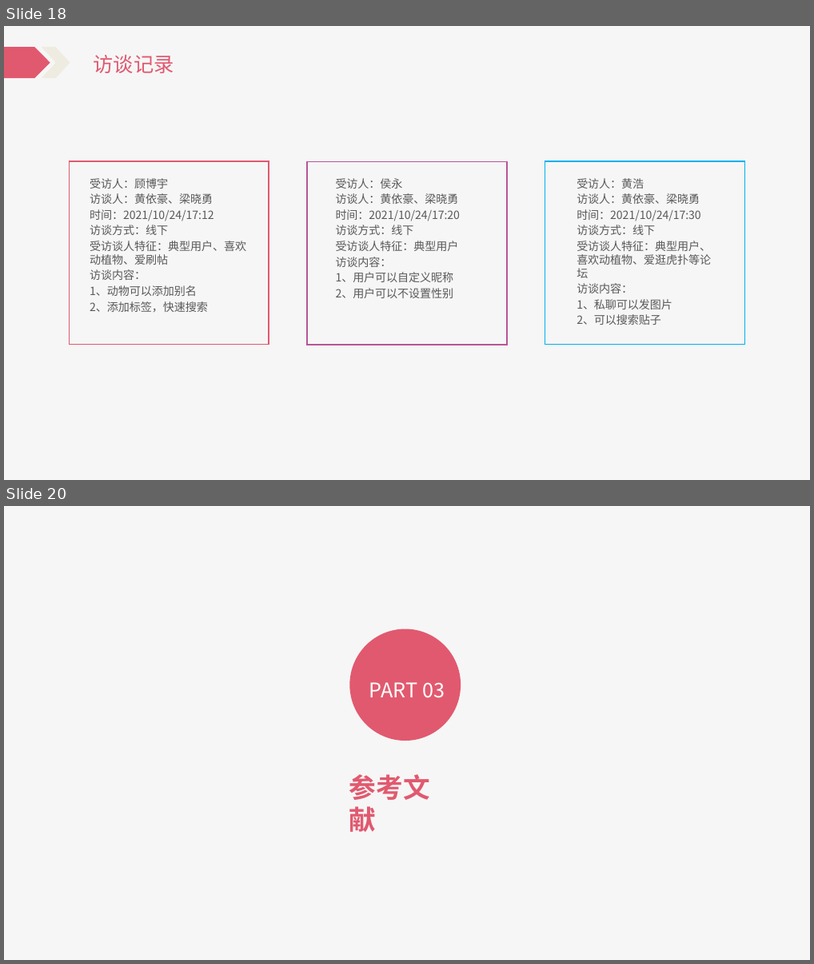
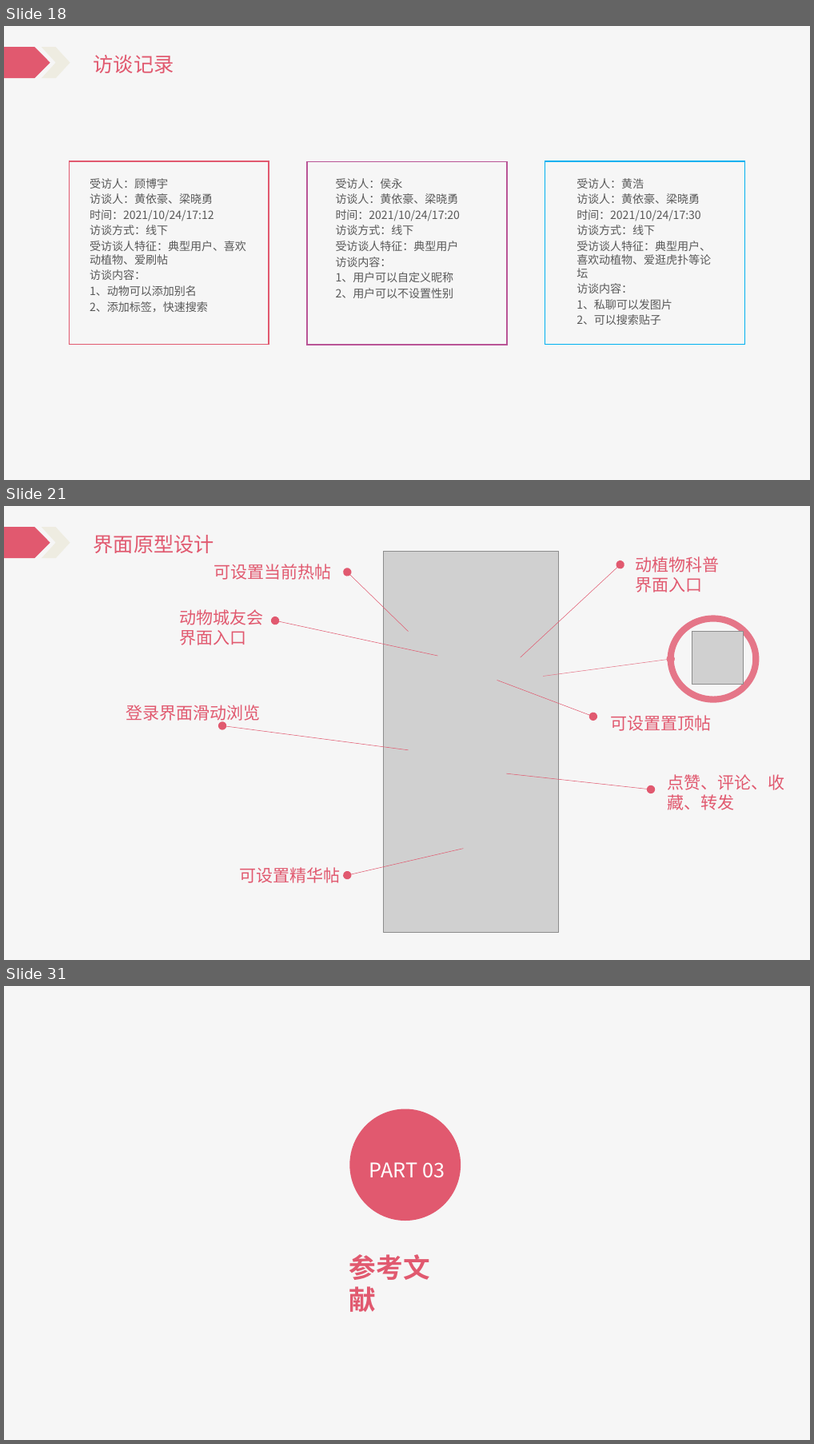
Before and after one commit to Katashixz/ZUCCbiosphere, a slide deck: 软件需求规格说明/SE2021-G005-软件需求说明.pptx. Shown one above the other, each under a label of ours: slides 18 and 20 before the commit, slides 18, 21 and 31 after it; the slides between them are not shown. The pictures are 814x964 and 814x1444 pixels, drawn with LibreOffice and Linux fonts; fonts in the diff are those of the drawing; grey boxes stand for pictures. Boxes give left, top, right and bottom in pixels: in the first picture for what was removed or moved away, otherwise in the second. Text is boxed around its words. In the diff, an @@ line names an element or a change of style, - is before the commit and + after.

```diff
--- a/软件需求规格说明/SE2021-G005-软件需求说明.pptx
+++ b/软件需求规格说明/SE2021-G005-软件需求说明.pptx
@@ slide 21 added at bbox=[4, 506, 810, 960], background #FFFFFF; not listed: 3 template elements that a slide beside it also shows @@
@@ rectangle added at bbox=[82, 524, 178, 556], fill #F6F6F6 @@
@@ text added at bbox=[91, 535, 172, 553], 24 pt, text #E1596F @@
+项目介绍
@@ text added at bbox=[94, 535, 214, 553], 24 pt, text #E1596F @@
+界面原型设计
@@ picture added at bbox=[384, 552, 559, 932] @@
@@ text added at bbox=[214, 564, 332, 580], 20 pt, text #E1596F @@
+可设置当前热帖
@@ arrow added from (409, 632) to (348, 572), #E1596F 0.5 pt @@
@@ arrow added from (521, 657) to (621, 564), #E1596F 0.5 pt @@
@@ text added at bbox=[636, 556, 720, 592], 20 pt, text #E1596F @@
+动植物科普
+界面入口
@@ text added at bbox=[180, 609, 264, 645], 20 pt, text #E1596F @@
+动物城友会
+界面入口
@@ arrow added from (438, 656) to (276, 620), #E1596F 0.5 pt @@
@@ ellipse added at bbox=[671, 619, 757, 700], outline #E57688 7.75 pt @@
@@ picture added at bbox=[693, 632, 744, 684] @@
@@ arrow added from (544, 676) to (671, 659), #E57688 0.5 pt @@
@@ arrow added from (498, 680) to (594, 716), #E1596F 0.5 pt @@
@@ text added at bbox=[126, 704, 260, 723], 20 pt, text #E1596F @@
+登录界面滑动浏览
@@ text added at bbox=[610, 715, 711, 731], 20 pt, text #E1596F @@
+可设置置顶帖
@@ arrow added from (409, 750) to (222, 725), #E1596F 0.5 pt @@
@@ arrow added from (506, 773) to (651, 789), #E1596F 0.5 pt @@
@@ text added at bbox=[667, 774, 785, 810], 20 pt, text #E1596F @@
+点赞、评论、收藏、转发
@@ arrow added from (464, 848) to (348, 875), #E1596F 0.5 pt @@
@@ text added at bbox=[239, 867, 340, 883], 20 pt, text #E1596F @@
+可设置精华帖
@@ what was slide 20 is now slide 31 @@
```
Also in this commit, not shown: 4 slides changed, 11 other slides added, 1 slide removed, 14 other files.
